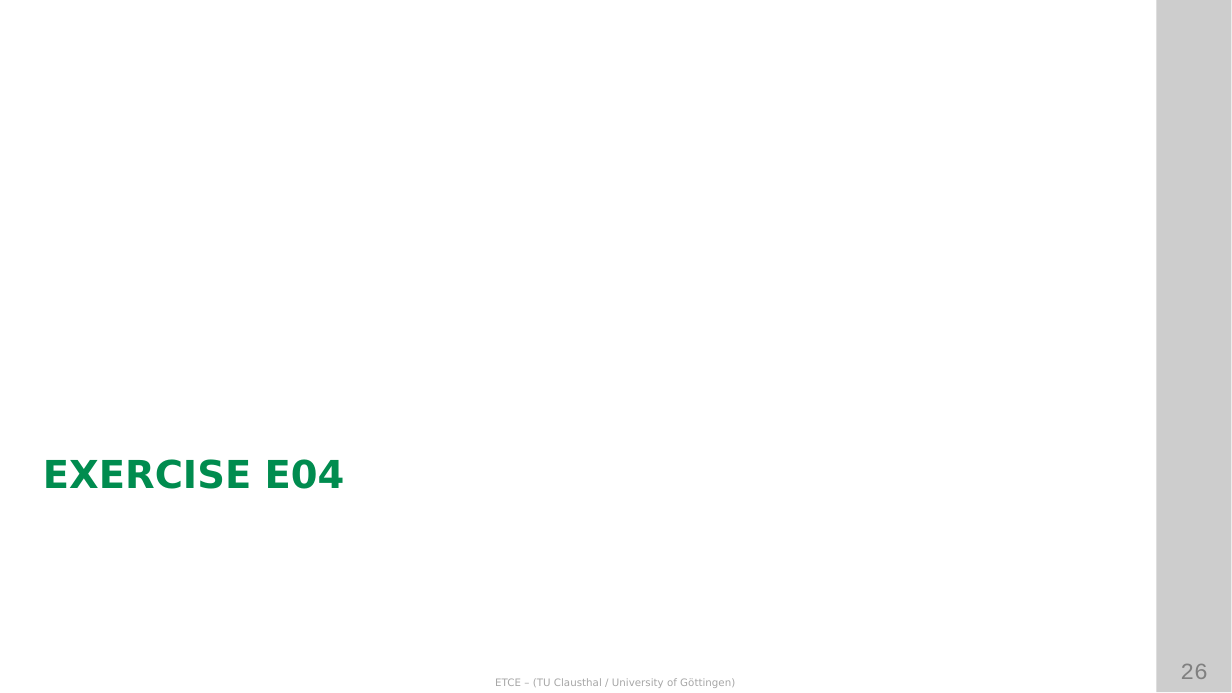
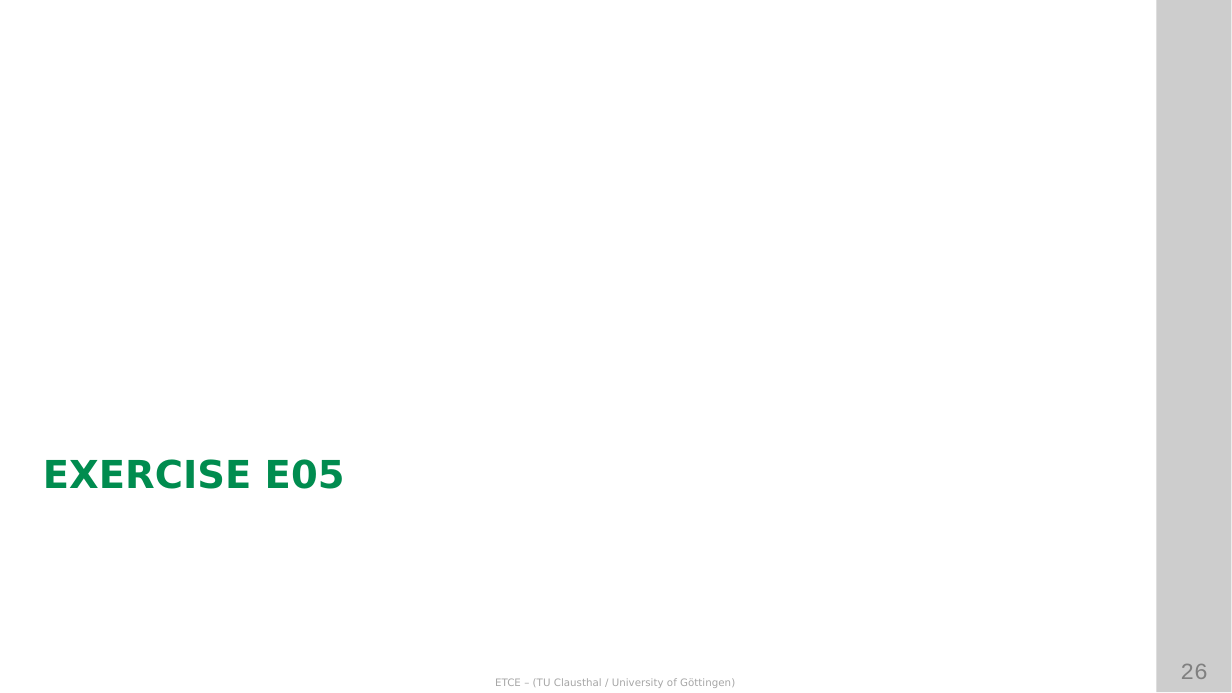
Before and after one commit to ETCE-LAB/teaching-material, a slide deck: slide 26 of Emerging-Technologies-for-the-Circular-Economy/ETCE-L05b-IoT-Security-and-Privacy.pptx. Drawn at 1232x693 pixels with LibreOffice and Linux fonts; fonts in the diff are those of the drawing; background and template pictures are left out. Boxes give left, top, right and bottom in pixels: in the first picture for what was removed or moved away, otherwise in the second. Text is boxed around its words. In the diff, an @@ line names an element or a change of style, - is before the commit and + after.

Commit message:
+ added ETCE E05 exercise * updated ETCE L05

```diff
--- a/Emerging-Technologies-for-the-Circular-Economy/ETCE-L05b-IoT-Security-and-Privacy.pptx
+++ b/Emerging-Technologies-for-the-Circular-Economy/ETCE-L05b-IoT-Security-and-Privacy.pptx
@@ text at (43,459,345,489): text changed @@
-EXERCISE E04
+EXERCISE E05
```
Also in this commit, not shown: 1 other slide changed, 7 other files.
